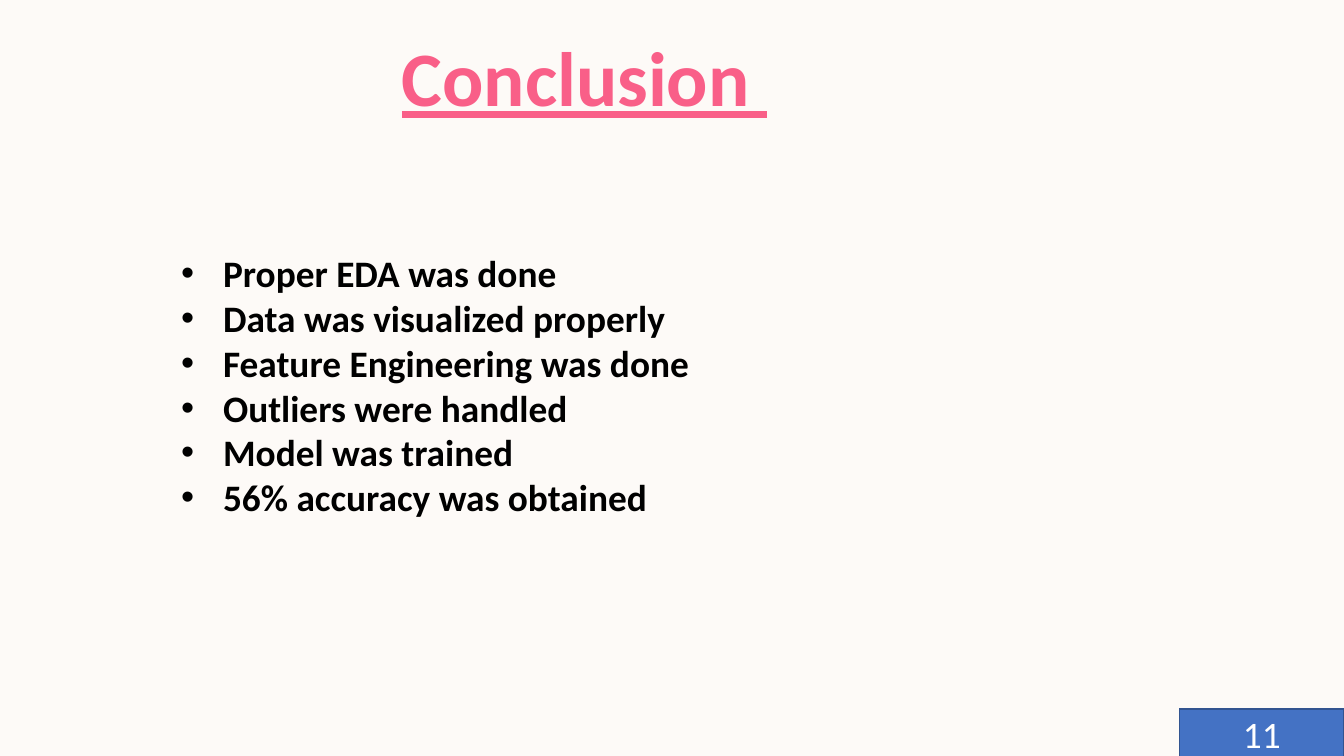
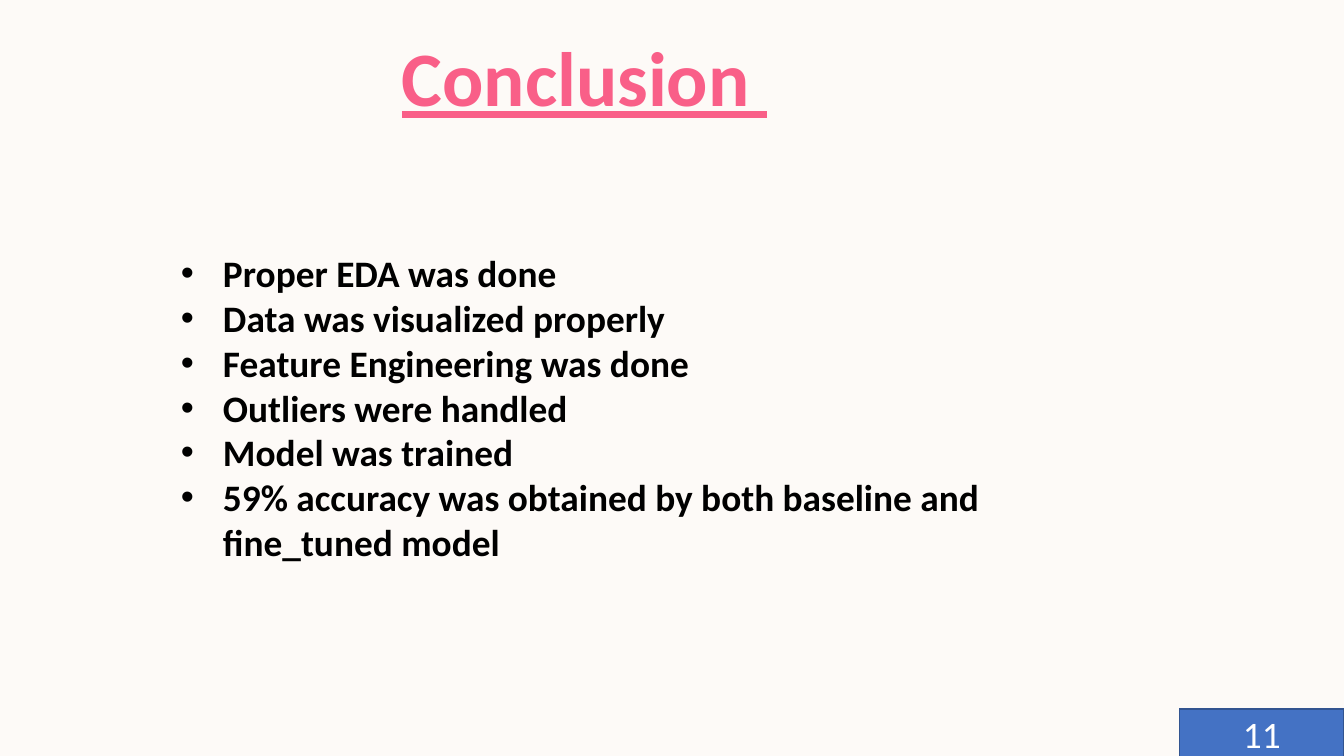
Before and after one commit to Sauri25/AI-PROJECTS, a slide deck: slide 11 of PROJECT 3/final.pptx. Drawn at 1344x756 pixels with LibreOffice and Linux fonts; fonts in the diff are those of the drawing; background and template pictures are left out. Boxes give left, top, right and bottom in pixels: in the first picture for what was removed or moved away, otherwise in the second. Text is boxed around its words. In the diff, an @@ line names an element or a change of style, - is before the commit and + after.

```diff
--- a/PROJECT 3/final.pptx
+++ b/PROJECT 3/final.pptx
@@ text at <box>223,484,978,562</box>: text changed @@
-• 56% accuracy was obtained
+• 59% accuracy was obtained by both baseline and fine_tuned model
```
Also in this commit, not shown: 13 other slides changed, 4 slides added, 2 slides removed, 12 other files.
